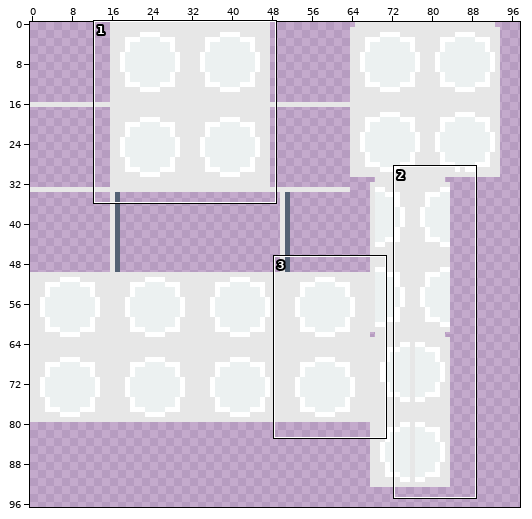
A sprite sheet gets an edit: src/client/resources/assets/dwmod/textures/entities/tardis/default_console_room/default_exoshell/internaldoor.png. Above, an overview of the earlier version with the close-up marked.
Close-up. Old version:
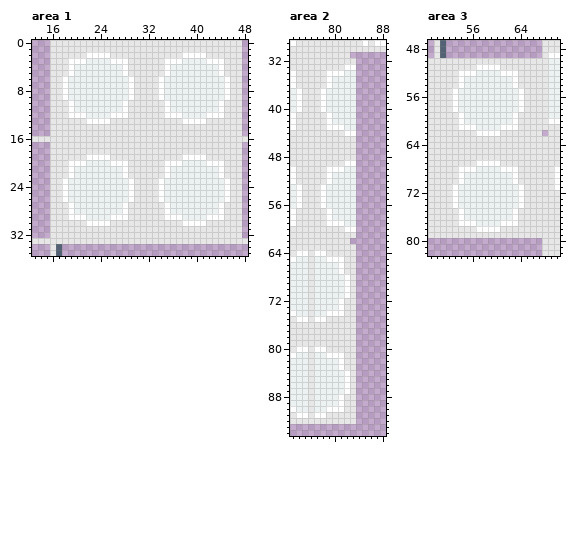
The file is 128x128 pixels. Colours within 5 levels of each other are drawn and written as one. Shown: area 1: x 13..48, y 0..35; area 2: x 73..88, y 29..94; area 3: x 49..70, y 47..82. The wide view leaves out empty margins. The commit also changed other parts of the picture, which this record leaves out.
After:
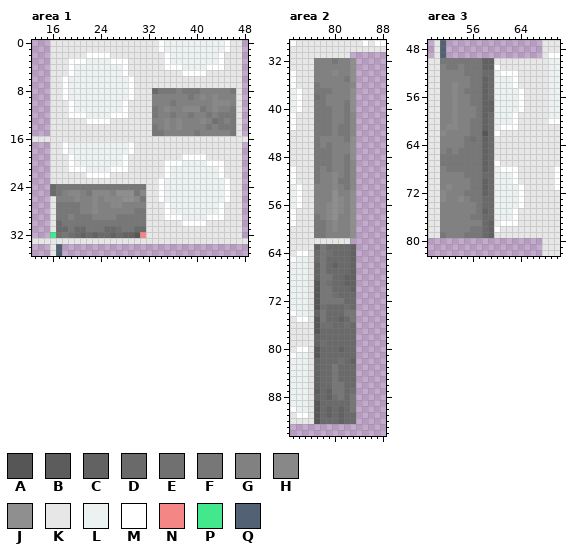
Palette (. is transparent): A #565656  B #5c5c5c  C #626262  D #6a6a6a  E #707070  F #777777  G #818181  H #888888  J #8f8f8f  K #e7e7e7  L #ecf1f1  M #ffffff  N #f48686  P #43e88d  Q #536174
The edit:
Changed rows in their new state; - is an unchanged pixel.
Area 1:
first column x 16:
 0 ------------------MLLLLLLLLLLM-
 1 ------------------MLLLLLLLLLLM-
 2 -------------------MLLLLLLLLM--
 3 --------------------LL----LL---
 4 --------------------MM----MM---
 5 -------------------KKKMMMMKKK--
 6 ------------------KKKKKKKKKKKK-
 7 ------------------KKKKKKKKKKKK-
 8 -----------------DFFFGFFFGGGGGF
 9 -----------------GGGGGGFGHGHGGG
10 -----------------GGGFGGGGGGHHHG
11 -----------------FGHGGHHHFGHGGF
12 -----------------FGGFGGFGGFGFFF
13 -----------------GGHGHGGGHGEFGF
14 -----------------FGHGHGGGGFGFFF
15 -----------------FFGGGGGFGGGGGF
17 --MLLLLLLLLLLM-----------------
18 --MLLLLLLLLLLM-----------------
19 ---MLLLLLLLLM------------------
20 ----LL----LL-------------------
21 ----MM----MM-------------------
22 ---KKKMMMMKKK------------------
23 --KKKKKKKKKKKK-----------------
24 DFFFFFFFFFFFFFFF---------------
25 DFGHHGFHHHGJJJFH---------------
26 -GGGHGGHGHHHJJHF---------------
27 -FFFFGGHGGHHGGGG---------------
28 -FFFFGGHGGGGGGFF---------------
29 -FFGFFFGGGGFFFFF---------------
30 -DFFFFFFFFFFFFFF---------------
31 -DDFDDFFFDDEFFDD---------------
32 PEFEDCDCDDCDCCAN---------------
Area 2:
first column x 77:
32 GGGFGGJ
33 GGGGGGJ
34 GGGHGGJ
35 GGGGGFJ
36 FGGGGGH
37 FFFGGGJ
38 EFGGGGJ
39 FFGGGFJ
40 FFFGGFJ
41 FFFGGFH
42 FFFGGFH
43 FFFGFFH
44 FFFGFFH
45 FGGGGFJ
46 FGFGGGJ
47 FFFGGGJ
48 FFFGGFJ
49 FFFGGFH
50 FGFGGFH
51 FGGHGFH
52 FGGHFFH
53 GGGHGFH
54 GGGJGGJ
55 GGGJHGJ
56 GGHJHGJ
57 GGHJHGJ
58 FGHJGGJ
59 FFGHGGJ
60 FFGHGGJ
61 FFGGGGJ
63 CFDDDDC
64 DFEDDDC
65 DFDDDDC
66 CFDCDDC
67 CFDDDDC
68 CFFDDCC
69 AFEDDCC
70 AFFDDDC
71 AFFEDDD
72 AFFFFDD
73 AEDDDED
74 CFDDDFF
75 AFDDCDF
76 AEEDDED
77 ADDDDDD
78 CDDDDDD
79 CEDDDDD
80 ADDDCDD
81 ADDDDDD
82 CDDDEDC
83 CDDFDDD
84 CDDFDDD
85 CDDFDDD
86 CDDFFDD
87 BDCFFDE
88 CDCEFDF
89 ADDDDDF
90 ADCDCDF
91 ADCDCDD
92 ADDDCDD
Area 3:
first column x 51:
50 FFFFFFFCC---------
51 GFFGFFFCC---------
52 GGGGFFFDD---------
53 GGGGGFFCD---------
54 GGHGGFFCD---------
55 GGHGFFFCD---------
56 GGHGGFFCD---------
57 GGHGGFFCC---------
58 GGHGGGFCC---------
59 GGHGGGFCD---------
60 GGHGGFFCD---------
61 GHHGGFFCD---------
62 HGGGGFFAD--------K
63 GGGGFEFCD---------
64 GGGGFFFCD---------
65 GFGFFFFCD---------
66 FFFFFFFCD---------
67 FFFFFFFCD---------
68 GFFFFFFCD---------
69 GGGGFFFDD---------
70 GGGGGFFCD---------
71 GHGGGFFCD---------
72 HGGGFFFCD---------
73 HGGHGFFDD---------
74 GGGGGGFDD---------
75 GGGGGGFCD---------
76 GGGGGFFDD---------
77 GGGGGGGDC---------
78 GGGGGFFDC---------
79 FGGGFFFDC---------
